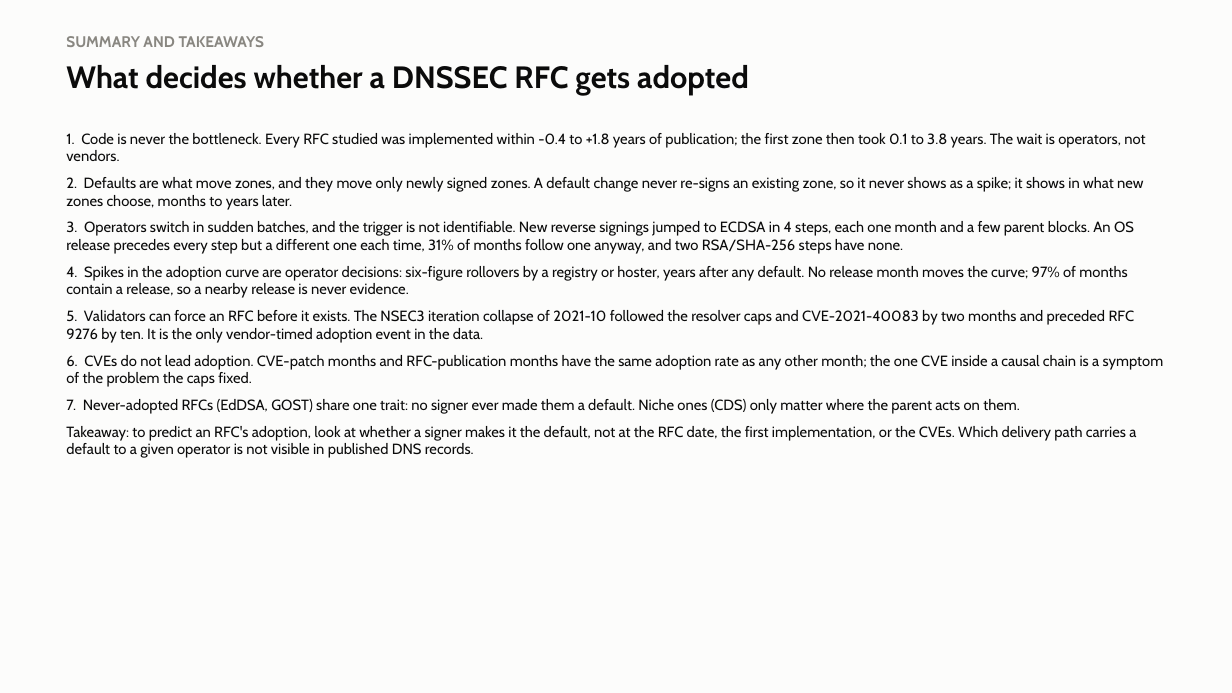
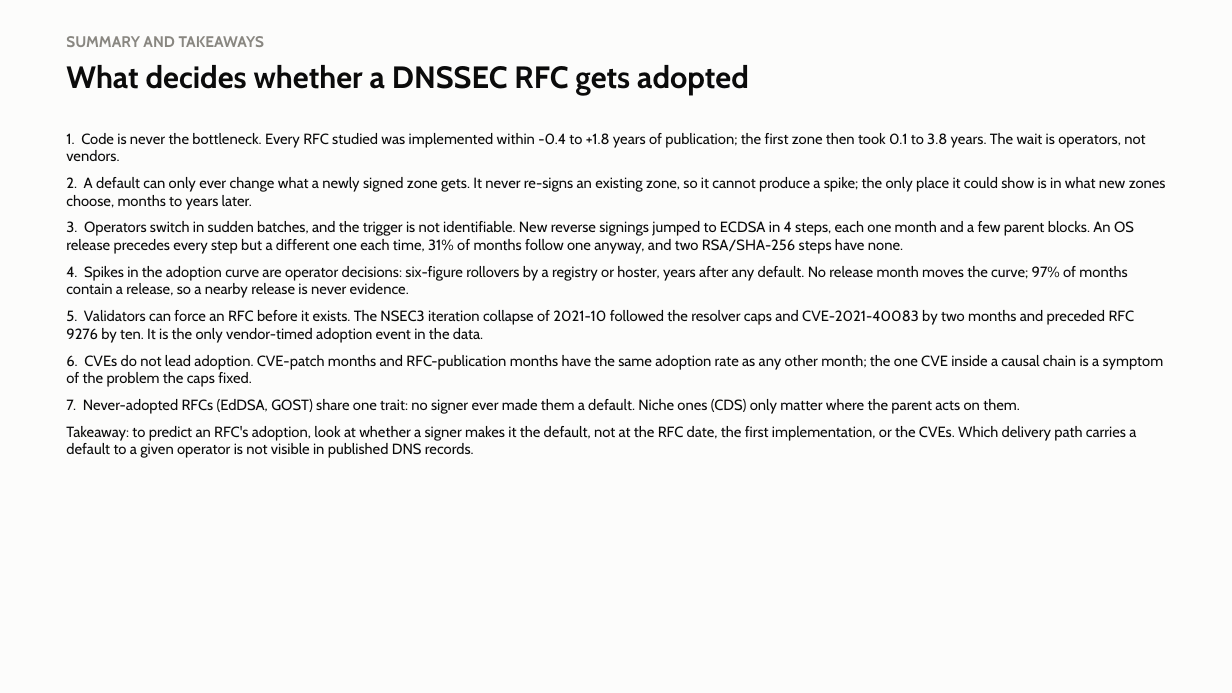
Before and after one commit to j776w781/rfc_adoption, a slide deck: slide 10 of out/analysis/dnssec_software_summary.pptx. Drawn at 1232x693 pixels with LibreOffice and Linux fonts; fonts in the diff are those of the drawing. Boxes give left, top, right and bottom in pixels: in the first picture for what was removed or moved away, otherwise in the second. Text is boxed around its words. In the diff, an @@ line names an element or a change of style, - is before the commit and + after.

```diff
--- a/out/analysis/dnssec_software_summary.pptx
+++ b/out/analysis/dnssec_software_summary.pptx
@@ text at [66, 177, 1166, 210]: text changed @@
-2. Defaults are what move zones, and they move only newly signed zones. A default change never re-signs an existing zone, so it never shows as a spike; it shows in what new zones choose, months to years later.
+2. A default can only ever change what a newly signed zone gets. It never re-signs an existing zone, so it cannot produce a spike; the only place it could show is in what new zones choose, months to years later.
```
Also in this commit, not shown: 5 other slides changed, 8 other files.
